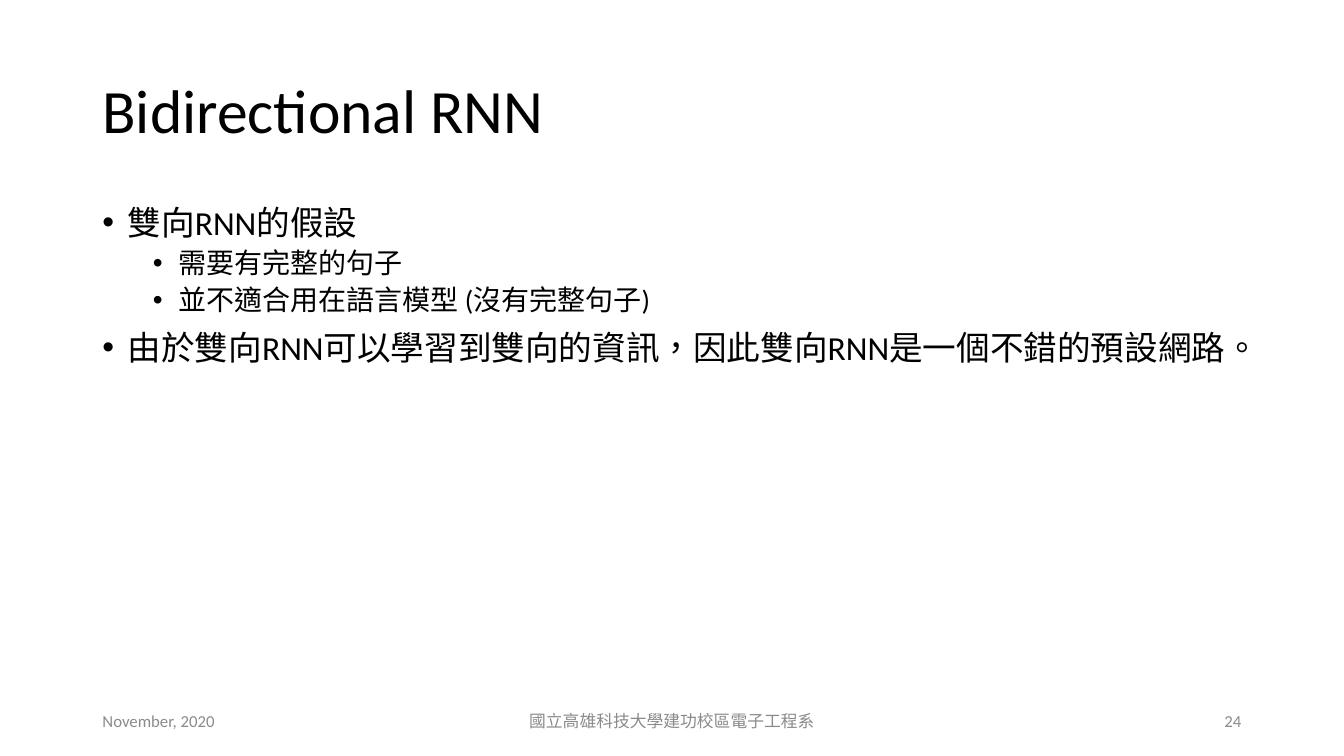
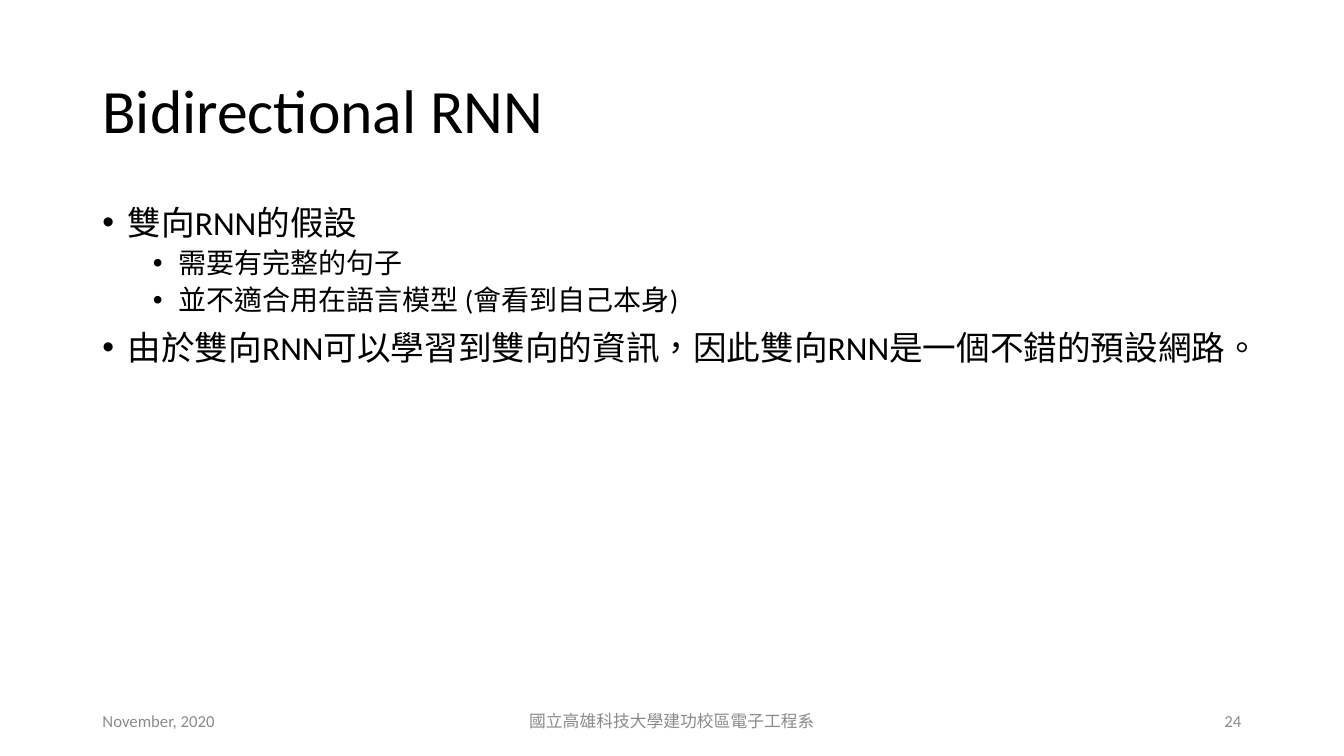
Before and after one commit to chiayisu/Natural-Language-Processing, a slide deck: slide 24 of Slides/PPT/Lecture5.pptx. Drawn at 1344x756 pixels with LibreOffice and Linux fonts; fonts in the diff are those of the drawing. Boxes give left, top, right and bottom in pixels: in the first picture for what was removed or moved away, otherwise in the second. Text is boxed around its words. In the diff, an @@ line names an element or a change of style, - is before the commit and + after.

```diff
--- a/Slides/PPT/Lecture5.pptx
+++ b/Slides/PPT/Lecture5.pptx
@@ text at [178,286,678,314]: text changed @@
-  • 並不適合用在語言模型 (沒有完整句子)
+  • 並不適合用在語言模型 (會看到自己本身)
```
Also in this commit, not shown: 1 other slide changed, 1 other file.
